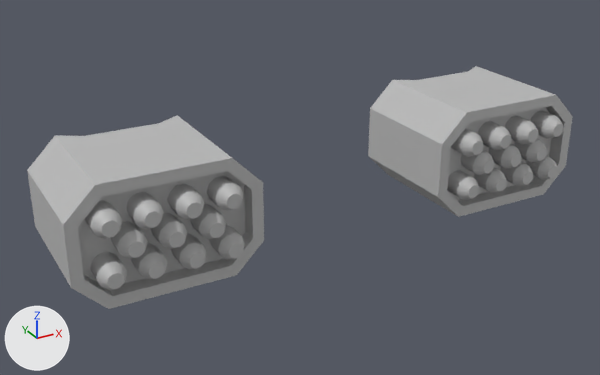
The FBX model New Unity Project/Assets/Resources/Models/Weapons/Rocket Launcher/RocketLauncher.fbx, before and after one commit.
Before and after are seen from a 50 mm lens placed at (-0.46, -0.675, 1.977), pointed at (-0.029, 0.11, 1.584). Arrows for +X, +Y and +Z are at lower left; the lights stay in place. Where no turn or scale is listed for an object, it has been applied to the vertices.

Script lines for the objects in view, before the commit:
```python
me_mesh = bpy.data.meshes.new('Mesh')
me_mesh.from_pydata(...)  # 438 vertices, 530 faces; spans x -0.097..0.108, y -0.091..0.076, z -0.02..0.135
me_mesh.materials.append(mat_lambert1)  # grey #bcbcbc
me_mesh_001 = bpy.data.meshes.new('Mesh.001')
me_mesh_001.from_pydata(...)  # 438 vertices, 530 faces; spans x -0.108..0.097, y -0.091..0.076, z -0.02..0.135
me_mesh_001.materials.append(mat_lambert1)  # grey #bcbcbc
ob_rocketlauncher_left = bpy.data.objects.new('RocketLauncher_Left', me_mesh)
ob_rocketlauncher_left.location = (0.2115, 0.1064, 1.5369)
ob_rocketlauncher_right = bpy.data.objects.new('RocketLauncher_Right', me_mesh_001)
ob_rocketlauncher_right.location = (-0.2115, 0.1064, 1.5369)
```
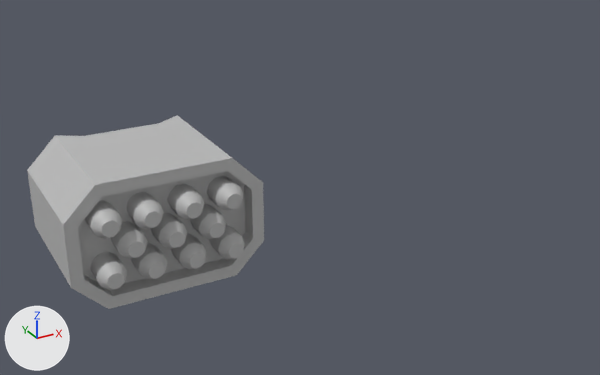
Pixel boxes [x1, y1, x2, y2] of what changed, in the pictures (600 x 375 px):
'RocketLauncher_Left', deleted: before [368, 66, 573, 217]

Edits to the bpy script that builds the scene:
```text
Remove ob_rocketlauncher_left:
    ob_rocketlauncher_left = bpy.data.objects.new('RocketLauncher_Left', me_mesh)
    ob_rocketlauncher_left.location = (0.2115, 0.1064, 1.5369)
```
